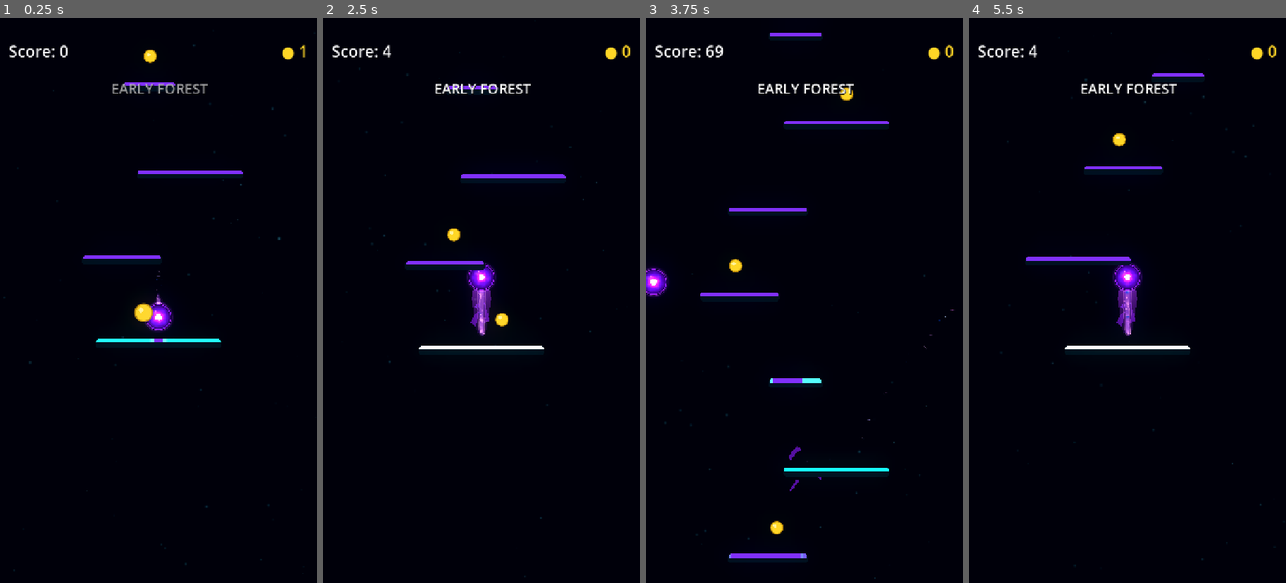
Above: before the commit, frames 1-4 (left to right).
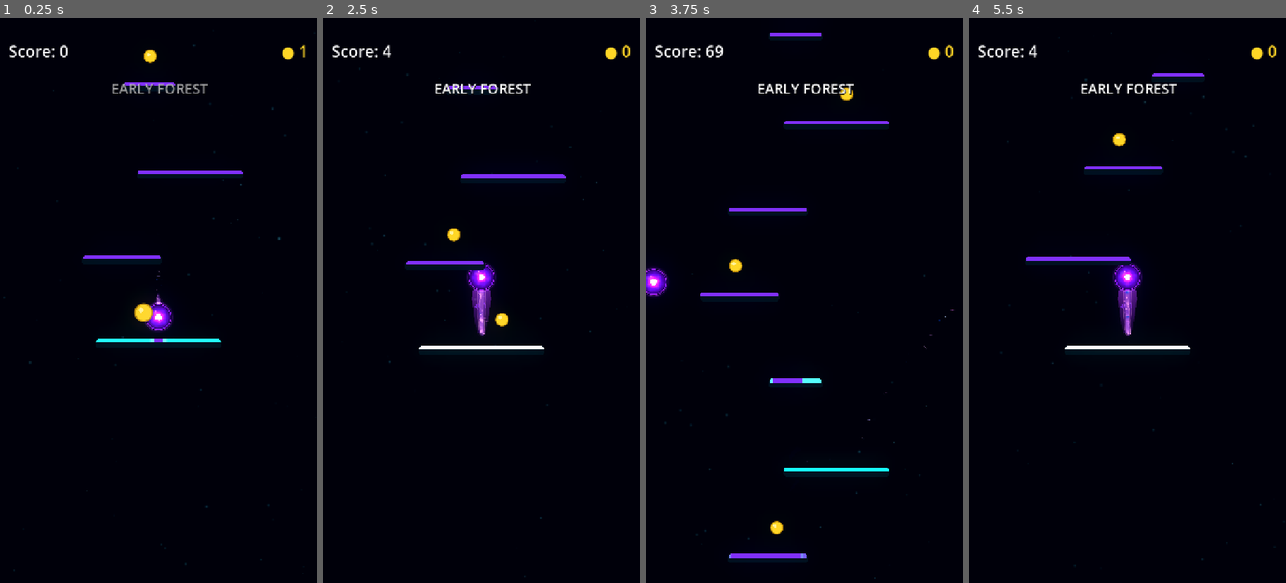
Above: after the commit, the same moments.

Repository: Kryodo/TowerJump
Game: Godot game, scene res://scenes/main.tscn
Two runs of this game, one before a commit and one after it. Both use one fixed random seed, a clock stepped at 60 frames per second and the inputs below.
Inputs (mouse positions are in pixels of both pictures, inside the frame that each line leads up to):
- Up to frame 1 (0.25 s): no input
- Up to frame 2 (2.5 s): move the mouse to (551, 272) at 0.52 s; hold Right (ui_right) 0.53-1.25 s; click (551, 272) at 0.67 s; drag from (418, 328) to (471, 193) at 1.27 s; click "Nochmal spielen" at 2 s
- Up to frame 3 (3.75 s): move the mouse to (836, 176) at 2.77 s; hold Right (ui_right) 2.78-3.5 s; drag from (788, 413) to (734, 215) at 3.52 s
- Up to frame 4 (5.5 s): move the mouse to (1222, 385) at 4.27 s; hold Left (ui_left) 4.28-5 s; click "Nochmal spielen" at 5 s

The runs differ from the first frame. In frame 2, less than 0.1% of the frame differs, in the area x 46-54%, y 49-55%; in frame 3, less than 0.1%; in frame 4, less than 0.1%.

Commit message:
Add gentle traveling irregularity to comet membrane edges

Diff:
--- a/scenes/unified_comet.gdshader
+++ b/scenes/unified_comet.gdshader
@@ -6,6 +6,8 @@
 uniform float flow_speed = 0.9;
 // Controls how strongly the moving current appears in the translucent skin.
 uniform float surface_flow_strength : hint_range(0.0, 0.5) = 0.16;
+// Low-amplitude edge waves alter the membrane's visible silhouette without moving geometry.
+uniform float edge_undulation_strength : hint_range(0.0, 0.12) = 0.06;
 uniform float pulse_progress = -1.0;
 uniform float pulse_strength = 0.0;
 
@@ -53,6 +55,19 @@
 	float center_energy = 1.0 - smoothstep(0.0, 0.95, abs(across * 2.0 - 1.0));
 	float tail_fade = 1.0 - smoothstep(0.74, 1.0, along);
 	float head_energy = 1.0 - smoothstep(0.02, 0.42, along);
+
+	// Broad, layered waves travel along the outer boundary. They move the
+	// visible membrane edge subtly, without perturbing the stable triangle mesh.
+	float edge_time = TIME * flow_speed;
+	float edge_wave =
+		0.62 * sin(along * 12.0 - edge_time * 1.15
+			+ sin(along * 4.8 + edge_time * 0.48) * 0.7)
+		+ 0.25 * sin(along * 23.0 - edge_time * 1.65 + 1.2)
+		+ 0.13 * sin(along * 7.0 + edge_time * 0.68);
+	float edge_distance = abs(across * 2.0 - 1.0);
+	float edge_threshold = 0.91 + edge_wave * edge_undulation_strength;
+	float edge_fade = 1.0 - smoothstep(edge_threshold, edge_threshold + 0.075, edge_distance);
+
 	float pulse_gate = step(0.0, pulse_progress);
 	float pulse_band = (
 		1.0 - smoothstep(0.025, 0.105, abs(along - pulse_progress))
@@ -122,6 +137,7 @@
 	float pulse_alpha = travelling_pulse * (0.025 + edge_mask * 0.11);
 	float alpha = clamp((body_alpha + core_alpha + pulse_alpha) * tail_fade, 0.0, 0.94);
 	alpha = clamp(alpha * fragment_alpha_boost, 0.0, 0.94);
+	alpha *= edge_fade;
 
 	COLOR = vec4(body_color, alpha);
 }
